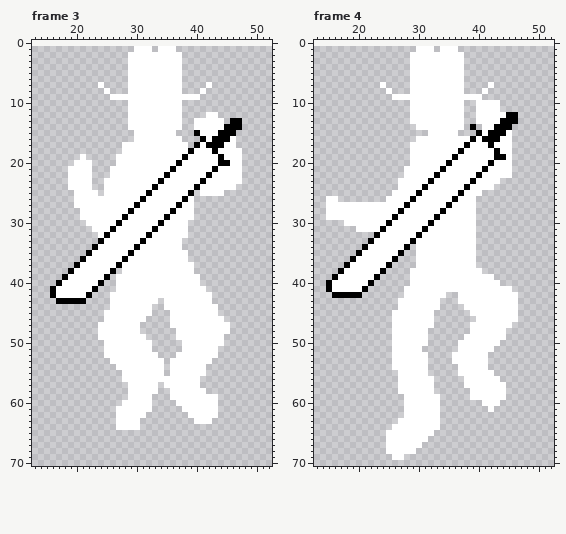
Two versions of one pixel-art file, Pre GM assets(new palette)/sprites/B&W sprites/ladderguywhite.aseprite. The picture above is the old version.
70x70 pixels, 8 frames. Shown: frame 3: x 13..52, y 0..70; frame 4: x 13..52, y 0..70. The old version is drawn lined up with the new one, on the new canvas. The commit also changed other frames, which this record leaves out.
The result:
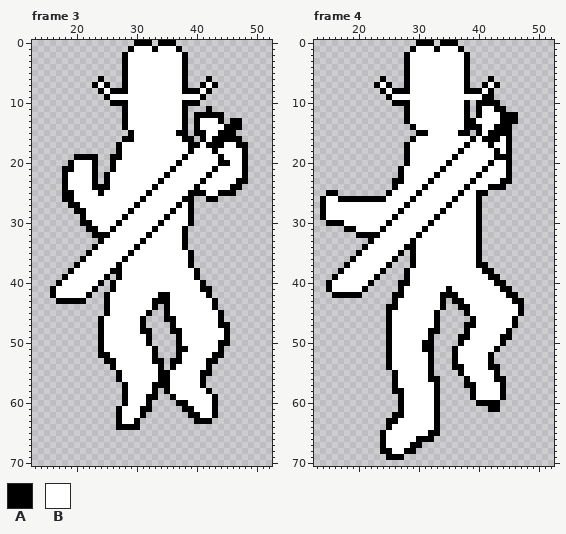
Palette (. is transparent): A #000000  B #ffffff
Changes in this commit:
canvas 70x70 -> 70x71, the old top-left corner now at 0,1
Changed rows in their new state; - is an unchanged pixel.
Frame 3:
first column x 18:
 0 ------------AAA-AAA------------
 1 -----------A---A---A-----------
 2 ----------A---------A----------
 3 ----------A---------A----------
 4 ----------A---------A----------
 5 ----------A---------A----------
 6 ------A---A---------A---A------
 7 -----A-A--A---------A--A-A-----
 8 ------A-AAA---------AAA-A------
 9 -------A---------------A-------
10 --------AAA---------AAA--------
11 ----------A---------A---A------
12 ----------A---------A-AAAAA----
13 ----------A---------A-A---A----
14 ----------A---------A-A--------
15 -----------A-------AA--A-------
16 ----------AA--------AA------AA-
17 ---------A-----------A-------AA
18 ---------A--------------------A
19 --AAAA--AA--------------------A
20 -A---A--A---------------------A
21 AA---A--A---------------------A
22 A----A-A----------------------A
23 A----A-A---------------------AA
24 A----AAA--------------------AA-
25 AA----A---------------AA--AAA--
26 AA-------------------A--AA-----
27 -AA------------------A---------
28 --AA-----------------A---------
29 ---A-----------------A---------
30 ---AA----------------A---------
31 ----AA--------------A----------
32 -----AA-------------A----------
33 --------------------A----------
34 --------------------A----------
35 ---------------------A---------
36 ---------------------A---------
37 ---------------------A---------
38 ---------A------------A--------
39 ---------A------------A--------
40 --------A--------------A-------
41 --------A--------------AA------
42 -------A--------AA------A------
43 -------A-------AAA-------A-----
44 -------A-------A-A-------A-----
45 -------A------A--A--------A----
46 ------A------A---AA-------A----
47 ------A------A----A-------AA---
48 ------A------AA---AA-------A---
49 ------A-------A----A-------A---
50 ------A-------A----A------AA---
51 ------A--------A---AA-----A----
52 ------AA-------A---A-----AA----
53 -------AA------AA-AA----AA-----
54 --------A-------A-A-----A------
55 ---------A------AA-----AA------
56 ---------A------AA-----A-------
57 ----------A----AAA-----A-------
58 ----------A----A-A------A------
59 ----------A---AA--A------A-----
60 ----------A---A----AA----A-----
61 ---------A---AA-----AA---A-----
62 ---------A---A-------AA--A-----
63 ---------A--A---------AAA------
64 ---------AAAA------------------
Frame 4:
first column x 14:
 0 ----------------AAA-AAA-----------
 1 ---------------A---A---A----------
 2 --------------A---------A---------
 3 --------------A---------A---------
 4 --------------A---------A---------
 5 --------------A---------A---------
 6 ----------A---A---------A---A-----
 7 ---------A-A--A---------A--A-A----
 8 ----------A-AAA---------AAA-A-----
 9 -----------A---------------AA-----
10 ------------AAA---------A-AAAA----
11 --------------A---------A-A--AA---
12 --------------A---------A-A---A---
13 --------------A---------AA--------
14 ---------------A--------A-A-------
15 ----------------AA-----AA------A--
16 ---------------A---------------A--
17 --------------A----------------A--
18 --------------A----------------A--
19 --------------A----------------A--
20 --------------A----------------A--
21 -------------A-----------------A--
22 -------------A-----------------A--
23 ------------AA----------------AA--
24 ------------A---------------AAA---
25 -AA--------A--------------AA------
26 A--AAAAAAAA---------------A-------
27 A-------------------------A-------
28 A-------------------------A-------
29 A-------------------------A-------
30 -AAA----------------------A-------
31 ----AA--------------------A-------
32 ------AAA-----------------A-------
33 --------------------------A-------
34 ---------------A----------A-------
35 ---------------A----------A-------
36 ---------------A----------A-------
37 ---------------A----------AA------
38 --------------A------------AA-----
39 --------------A-------------AA----
40 -------------AA--------------AA---
41 -------------A-------A--------AA--
42 ------------AA------AAA--------AA-
43 ------------A-------A-AA--------AA
44 -----------AA-------A--AA--------A
45 -----------A-------A----A--------A
46 -----------A-------A-----A------A-
47 -----------A-------A----AA------A-
48 -----------A------AA----A------A--
49 -----------A------A----AA-----AA--
50 -----------A-----AA----A------A---
51 -----------A-----AA---A------A----
52 -----------A------A---A-----A-----
53 -----------A------A---A-----A-----
54 -----------A------A---AA----AA----
55 ------------A-----A----A-----A----
56 ------------A-----AA----A----AA---
57 ------------A------A----AA----A---
58 ------------AA-----A-----A----A---
59 -------------A-----A-----A----A---
60 -------------A-----A------AAAA----
61 -------------A-----A--------AA----
62 ------------AA-----A--------------
63 -----------AA------A--------------
64 -----------A-------A--------------
65 ----------A-------AA--------------
66 ----------A-----AAA---------------
67 ----------A----AA-----------------
68 ----------AA--AA------------------
69 -----------AAA--------------------
Where, in picture pixels (left, top, right, bottom), the same in both pictures:
changed: (62, 40, 248, 430)
changed: (320, 40, 524, 460)
